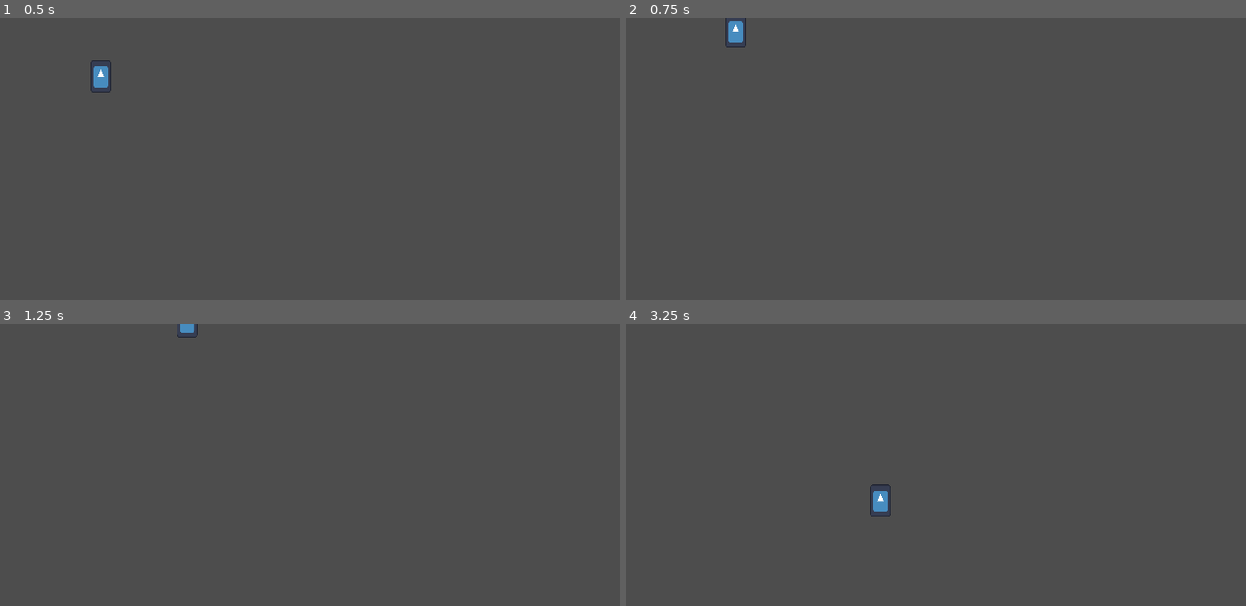
Above: before the commit, frames 1-4 (two rows, left to right).
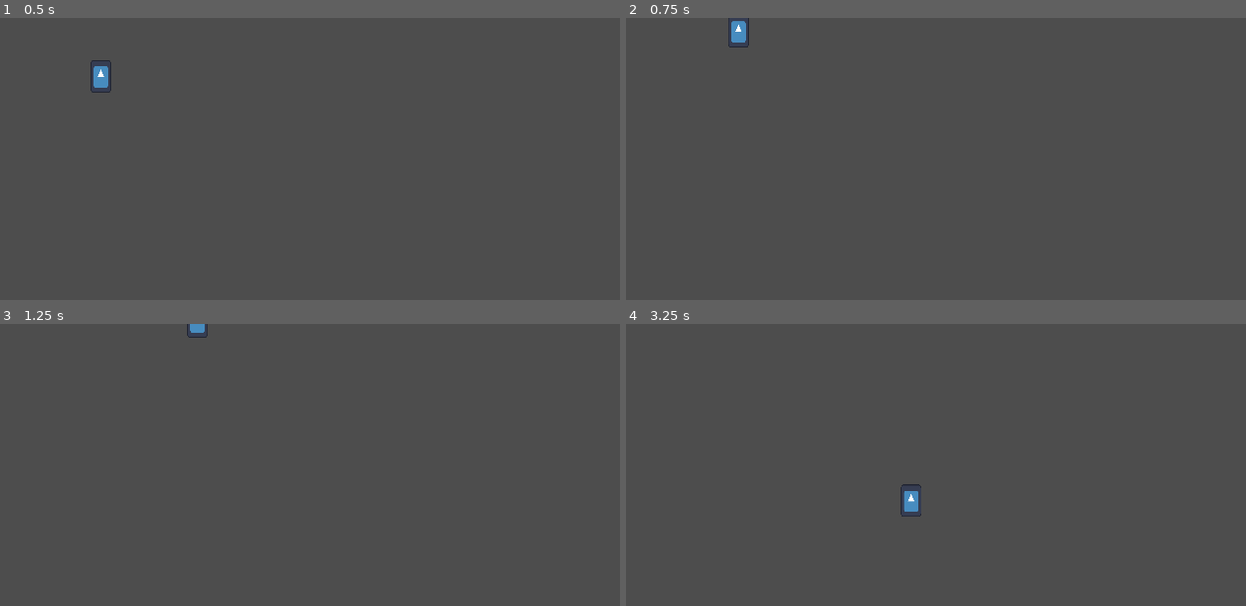
Above: after the commit, the same moments.

Repository: chars-at-last/Platforming-Game
Game: Godot game, scene res://nodes/scenes/game_manager.tscn
The game is run twice, just before and just after one commit, with the same random seed, the same clock (stepped at 60 frames per second) and the same inputs. The engine's default icon, where the game draws it, is replaced by a stand-in: a white triangle on a blue panel in a dark square.
Inputs:
- Up to frame 1 (0.5 s): no input
- Up to frame 2 (0.75 s): tap Enter at 0.5 s; hold D (move_right) from 0.53 s (still down); tap Space (jump) at 0.6 s
- Up to frame 3 (1.25 s): keep holding D (move_right); tap Space (jump) at 0.77, 1.07 s
- Up to frame 4 (3.25 s): tap Space (jump) at 1.35, 1.52, 1.82, 2.1, 2.85, 3.02 s; release D (move_right) at 2.03 s; hold A (move_left) 2.03-2.78 s; hold D (move_right) from 2.78 s (still down)

Frame 1 is identical in both runs. In frame 2, 0.1% of the frame differs, in the area x 16-20%, y 0-11%; in frame 3, 0.1%; in frame 4, 0.5%, in the area x 39-48%, y 56-69%.

Commit message:
Movement Pt.4: General Fixes

Diff:
--- a/nodes/scenes/game_manager.tscn
+++ b/nodes/scenes/game_manager.tscn
@@ -11,6 +11,9 @@
 
 [sub_resource type="RectangleShape2D" id="RectangleShape2D_1cmjc"]
 size = Vector2(143.5, 308)
+
+[sub_resource type="RectangleShape2D" id="RectangleShape2D_ph3ue"]
+size = Vector2(143.5, 152)
 
 [node name="GameManager" type="Node"]
 editor_description = "Main node of the game."
@@ -45,8 +48,8 @@
 shape = SubResource("RectangleShape2D_1cmjc")
 
 [node name="TempBlock3" type="CollisionShape2D" parent="StaticBody2D3"]
-position = Vector2(394, 41)
-shape = SubResource("RectangleShape2D_1cmjc")
+position = Vector2(394, 119)
+shape = SubResource("RectangleShape2D_ph3ue")
 
 [node name="Player" parent="." instance=ExtResource("1_1ulvm")]
 position = Vector2(110, 43)
--- a/nodes/scripts/player.gd
+++ b/nodes/scripts/player.gd
@@ -5,7 +5,7 @@
 
 # Constants
 const JUMP_VELOCITY: float = -400.0					## Jump velocity
-const VELOCITY_GROUND_NERF: float = .8				## Velocity nerf when on ground
+const VELOCITY_GROUND_NERF: float = .9				## Velocity nerf when on ground
 const VELOCITY_GROUND_MOVEMENT_NERF: float = .9		## Velocity nerf when on ground and moving
 const DIFF_DIRECTION_MULT: float = 4				## Acceleration multiplier when moving opposite to velocity
 const WALL_BOOST_MULT: float = .25					## Velocity multiplier when move-jumping into wall
@@ -50,13 +50,21 @@
 		if _switching_dir:
 			_switching_dir = false
 
-	# Get the input direction and handle the movement/deceleration.
+	# Get the input direction and handle the acceleration/deceleration.
 	acceleration.x = max(acceleration.x, move_accel)
 	direction = Input.get_axis("move_left", "move_right")
 	if direction:
 		var addition: float = acceleration.x * direction
-		if not (is_on_floor() or is_equal_approx(signf(direction), signf(unbridled_velocity.x))):
-			_switching_dir = true
+
+		var same_signs: bool = is_equal_approx(signf(direction), signf(unbridled_velocity.x))
+		if not is_on_floor():
+			if not same_signs:
+				_switching_dir = true
+		else:
+			if not same_signs:
+				_switching_dir = true
+			elif _switching_dir:
+				_switching_dir = false
 
 		if _switching_dir:
 			addition *= DIFF_DIRECTION_MULT
@@ -91,25 +99,30 @@
 	if is_on_floor():
 		if not (Input.is_action_pressed("move_left") or Input.is_action_pressed("move_right")):
 			velocity.x = floor(velocity.x * VELOCITY_GROUND_NERF)				# Nerf x velocity here
-			unbridled_velocity.x = floor(unbridled_velocity.x * VELOCITY_GROUND_NERF)
+			unbridled_velocity.x = flpcen(unbridled_velocity.x * VELOCITY_GROUND_NERF)
 		else:
-			velocity.x = floor(velocity.x * VELOCITY_GROUND_MOVEMENT_NERF)
-			#unbridled_velocity *= VELOCITY_GROUND_MOVEMENT_NERF
+			velocity.x = flpcen(velocity.x * VELOCITY_GROUND_MOVEMENT_NERF)
+			#unbridled_velocity.x = floor(unbridled_velocity.x * VELOCITY_GROUND_MOVEMENT_NERF)
 
 	move_and_slide()
 
 # Wall jumpget_wall_normal()
 func wall_jump() -> void:
-	if _can_wall_jump or is_on_wall_only():
+	if (_can_wall_jump and not is_on_floor()) or is_on_wall_only():
 		if Input.is_action_just_pressed("jump"):
 			unbridled_velocity.y = min(0, unbridled_velocity.y)
 			unbridled_velocity += Vector2.from_angle(WALL_JUMP_ANGLE_L if _wall_normal.x < 0 else WALL_JUMP_ANGLE_R) * wall_jump_vel_boost
+			_can_wall_jump = false
+
+# Floor if positive + ceil if negative (flpcen)
+func flpcen(value: float) -> float:
+	return floor(value) if value > 0 else ceil(value)
 
 # Signal method(s) #
 
-func _on_area_2d_body_entered(body: Node2D) -> void:
+func _on_area_2d_body_entered(_body: Node2D) -> void:
 	_can_wall_jump = true
 
-func _on_area_2d_body_exited(body: Node2D) -> void:
+func _on_area_2d_body_exited(_body: Node2D) -> void:
 	if $Area2D.get_overlapping_bodies().is_empty():
 		_can_wall_jump = false
Not shown: 1 places in nodes/scenes/game_manager.tscn that only renumber resources
